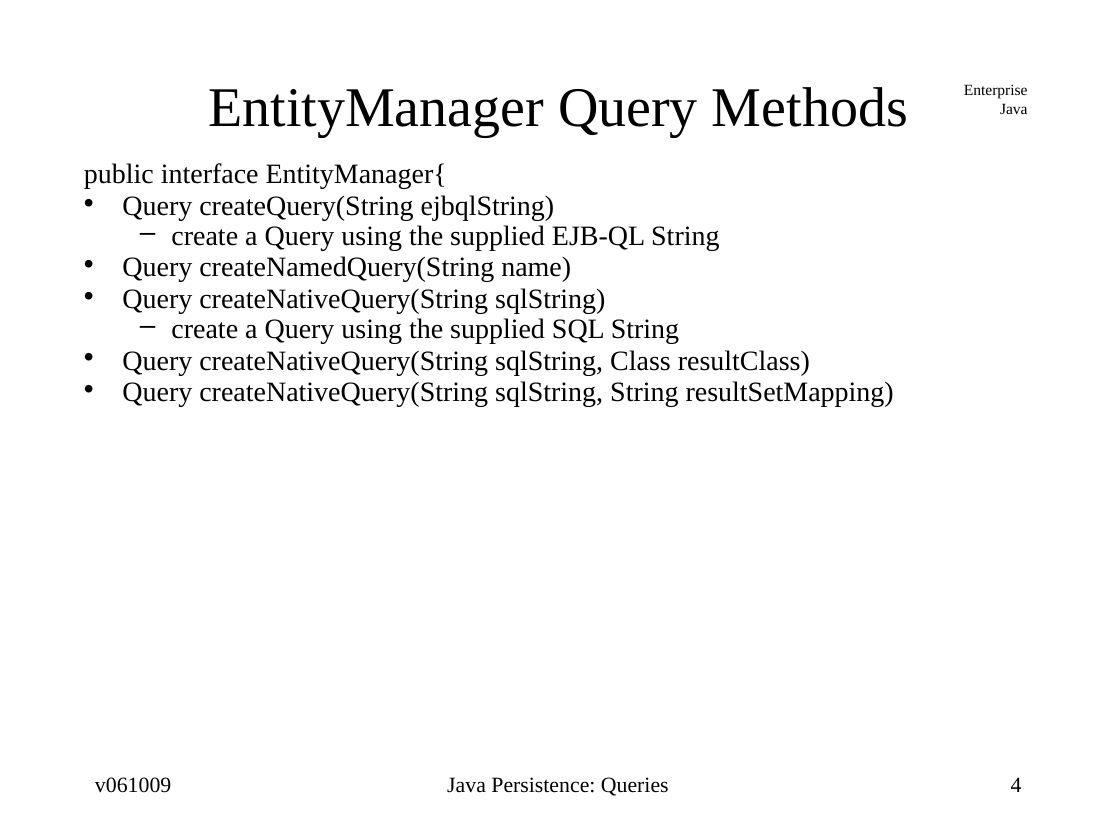
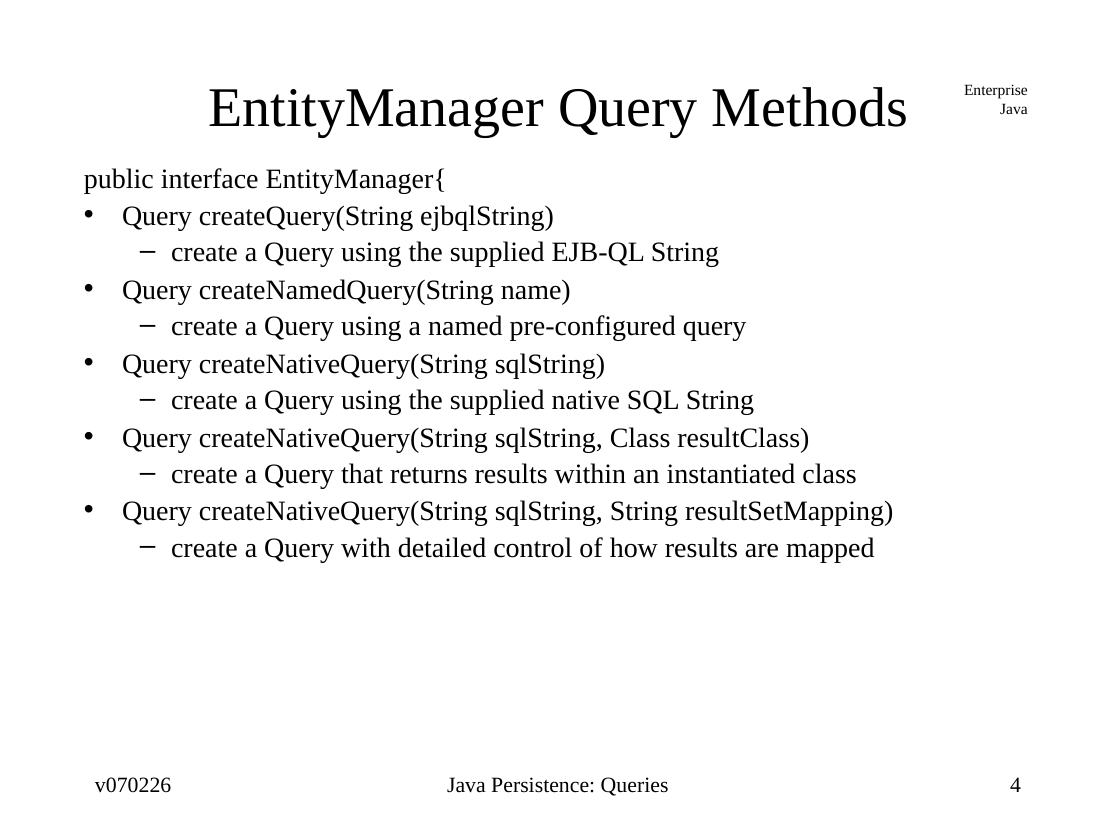
Before and after one commit to jcstaff/ejava-javaee, a slide deck: slide 4 of ormEJBQL/src/site/resources/lectures/ormEJBQL.ppt. Drawn at 1120x840 pixels with LibreOffice and Linux fonts; fonts in the diff are those of the drawing. Boxes give left, top, right and bottom in pixels: in the first picture for what was removed or moved away, otherwise in the second. Text is boxed around its words. In the diff, an @@ line names an element or a change of style, - is before the commit and + after.

```diff
--- a/ormEJBQL/src/site/resources/lectures/ormEJBQL.ppt
+++ b/ormEJBQL/src/site/resources/lectures/ormEJBQL.ppt
@@ text at <box>84,168,893,526</box>: line spacing 0.58 to 0.75; line spacing 0.55 to 0.75 @@
@@ text at <box>171,315,747,341</box>: paragraph added @@
+  – create a Query using a named pre-configured query
@@ text at <box>171,389,754,415</box>: text changed @@
-  – create a Query using the supplied SQL String
+  – create a Query using the supplied native SQL String
@@ text at <box>171,463,856,488</box>: paragraph added @@
+  – create a Query that returns results within an instantiated class
@@ text at <box>171,537,875,562</box>: paragraph added @@
+  – create a Query with detailed control of how results are mapped
@@ text at <box>95,777,171,793</box>: text changed @@
-v061009
+v070226
```
Also in this commit, not shown: 31 other slides changed, 6 other files.
